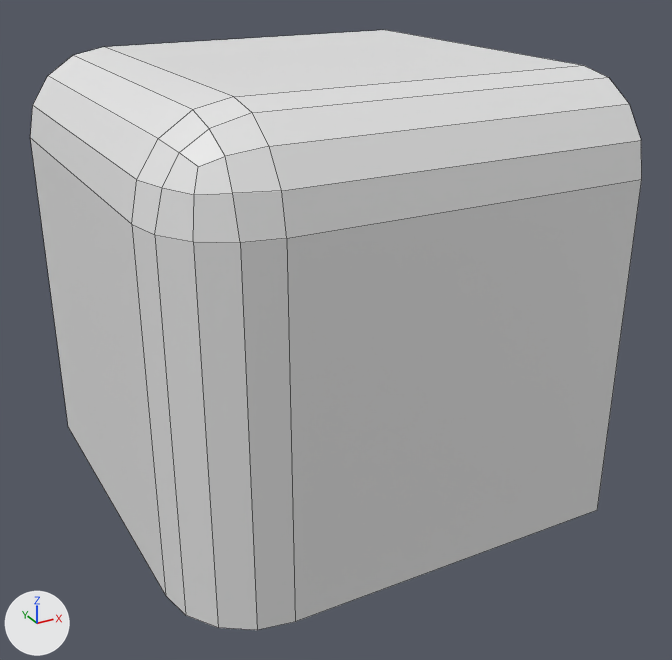
The FBX model res/tiles/c_1000_0000.fbx as it was, and as the next commit left it.
One viewpoint serves both versions: a camera (50 mm lens) standing at (-0.219, -0.664, 0.14) and looking at (0.265, 0.216, -0.3). Arrows for +X, +Y and +Z are at lower left; the lights stay in place. Mesh edges are drawn as thin lines. Where no turn or scale is listed for an object, it has been applied to the vertices.
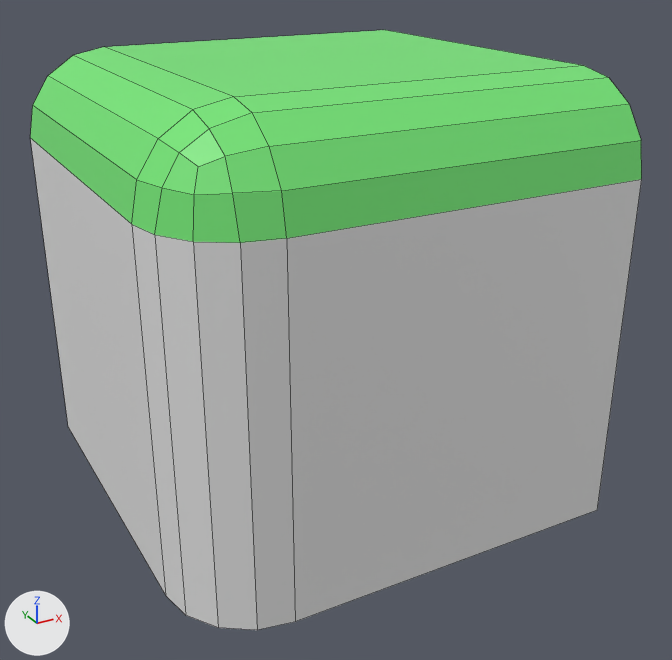
What the commit changed:
Material 'Grass' (mat_grass) is new.
Its base color is (0.178, 0.8, 0.183) (green #75e777).
Material 'Rock' (mat_rock) is new.
Its base color is (0.8, 0.8, 0.8) (white #e7e7e7).
me_cube_001 has 37 vertices, 27 faces and spans x 0.0..0.5, y 0.0..0.5, z -0.5..0.0.
me_cube_001 is used by ob_cube; location (0.0, 0.0, 0.0).
me_cube_001 part 1: all 21 faces centred in x 0.004..0.3, y 0.004..0.3, z -0.081..0.0 switch from no material to mat_grass (green #75e777).
me_cube_001 now uses material mat_rock (white #e7e7e7).

Boxes (x1, y1, x2, y2) around the edits, measured in the pictures (672 x 660 px):
part 1 of me_cube_001, recoloured (white to green): (30, 30, 642, 243) in both
